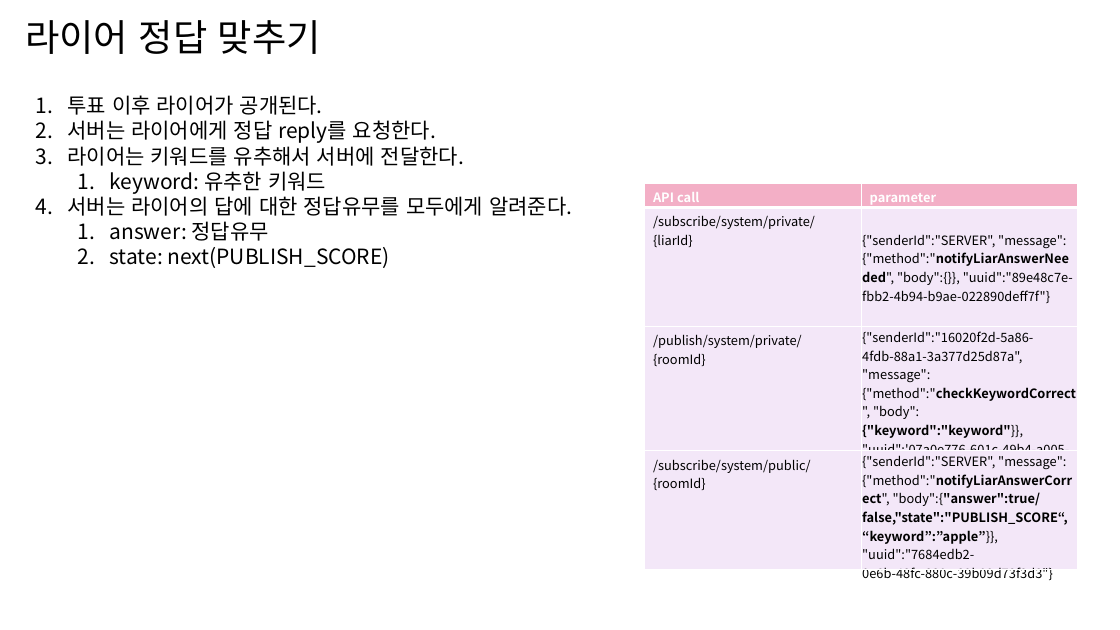
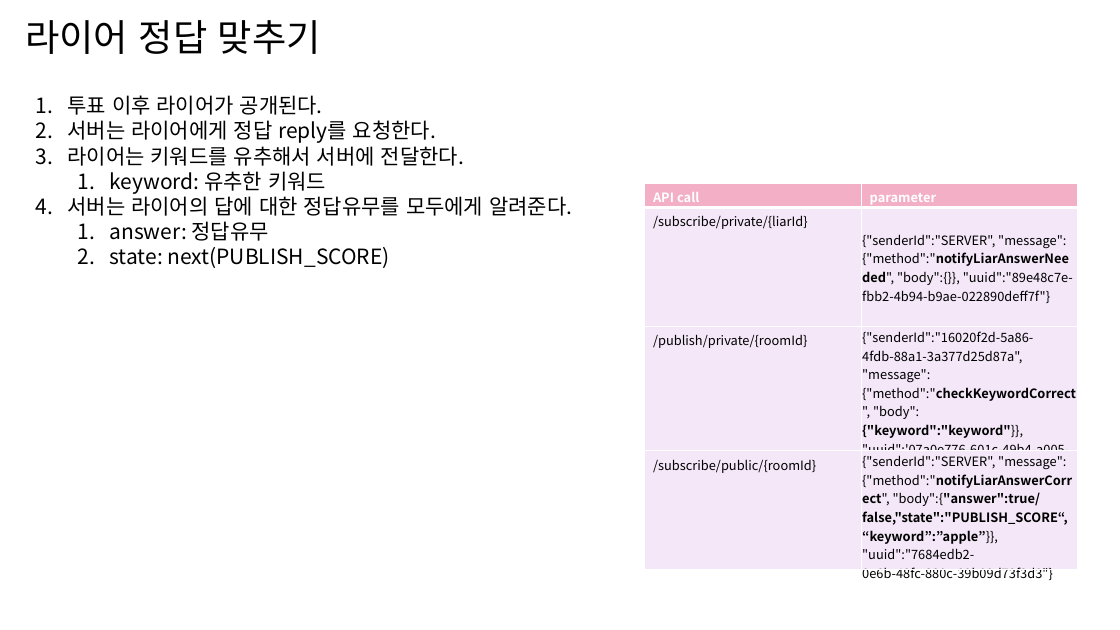
Before and after one commit to LiarGameDevelop/LiarGameServer, a slide deck: slide 13 of doc/UX_document.pptx. Drawn at 1120x630 pixels with LibreOffice and Linux fonts; fonts in the diff are those of the drawing. Boxes give left, top, right and bottom in pixels: in the first picture for what was removed or moved away, otherwise in the second. Text is boxed around its words. In the diff, an @@ line names an element or a change of style, - is before the commit and + after.

```diff
--- a/doc/UX_document.pptx
+++ b/doc/UX_document.pptx
@@ table at [644,184,1078,584] @@
-row 2, column 1: /subscribe/system/private/{liarId}
+row 2, column 1: /subscribe/private/{liarId}
-row 3, column 1: /publish/system/private/{roomId}
+row 3, column 1: /publish/private/{roomId}
-row 4, column 1: /subscribe/system/public/{roomId}
+row 4, column 1: /subscribe/public/{roomId}
```
Also in this commit, not shown: 9 other slides changed, 7 other files.
